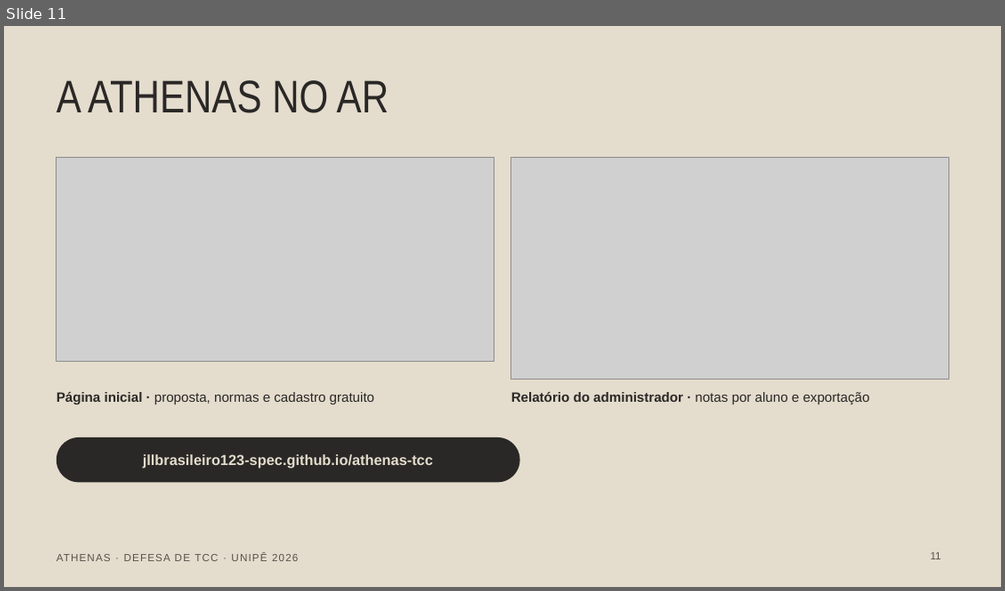
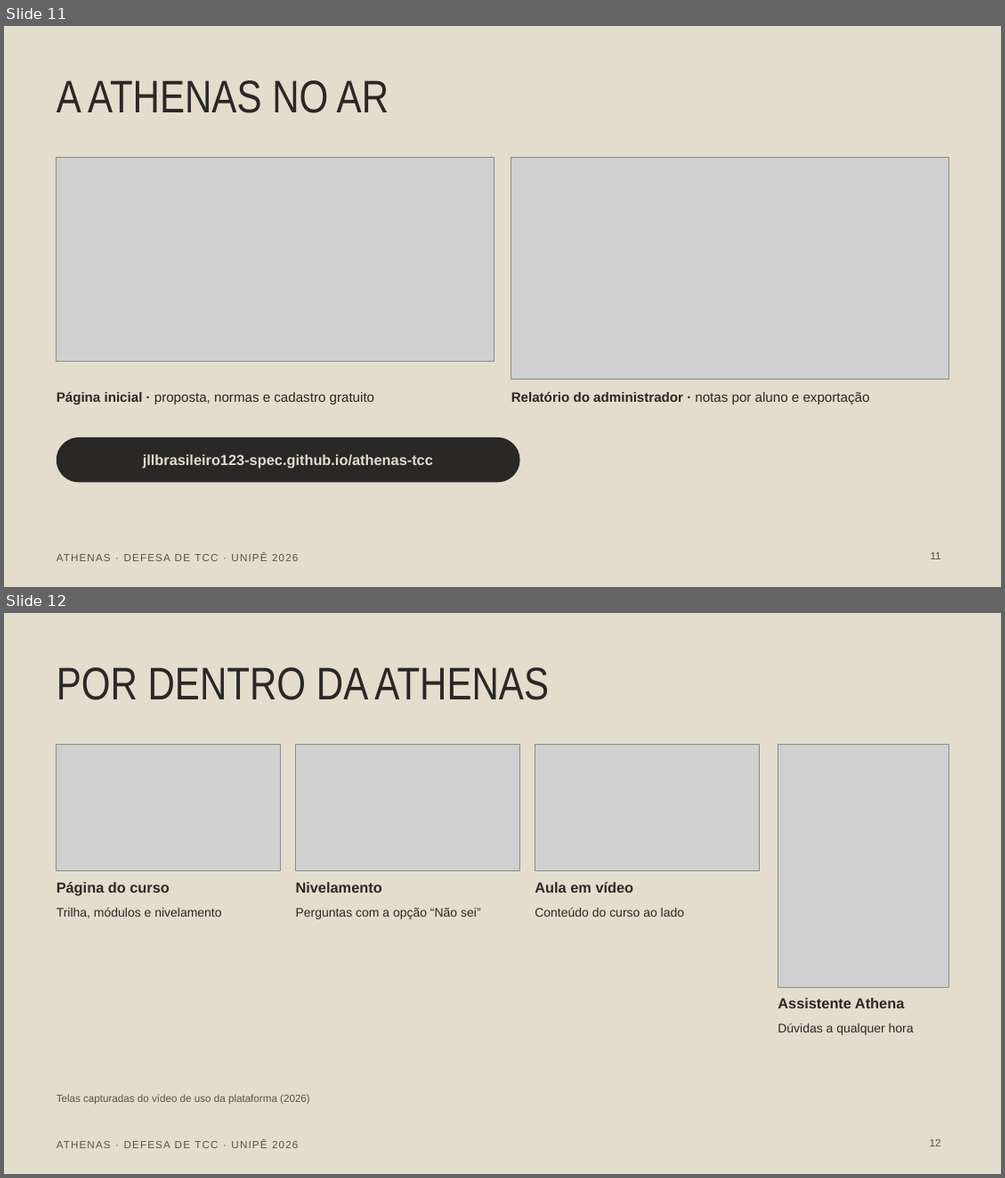
Before and after one commit to jllbrasileiro123-spec/athenas-tcc, a slide deck: docs/slides-apresentacao-tcc.pptx. Shown one above the other, each under a label of ours: slide 11 before the commit, slides 11 and 12 after it. The pictures are 1005x591 and 1005x1178 pixels, drawn with LibreOffice and Linux fonts; fonts in the diff are those of the drawing; grey boxes stand for pictures. Boxes give left, top, right and bottom in pixels: in the first picture for what was removed or moved away, otherwise in the second. Text is boxed around its words. In the diff, an @@ line names an element or a change of style, - is before the commit and + after.

```diff
--- a/docs/slides-apresentacao-tcc.pptx
+++ b/docs/slides-apresentacao-tcc.pptx
@@ slide 12 added at bbox=[4, 613, 1001, 1174], background #E4DCCD; not listed: 1 template element that a slide beside it also shows @@
@@ title added at bbox=[57, 667, 549, 700], 44 pt, text #2A2826 @@
+POR DENTRO DA ATHENAS
@@ picture added at bbox=[57, 744, 281, 871] @@
@@ picture added at bbox=[296, 744, 520, 871] @@
@@ picture added at bbox=[535, 744, 760, 871] @@
@@ picture added at bbox=[778, 744, 948, 988] @@
@@ text added at bbox=[57, 882, 170, 896], 14 pt, text #2A2826, bold @@
+Página do curso
@@ text added at bbox=[296, 882, 382, 892], 14 pt, text #2A2826, bold @@
+Nivelamento
@@ text added at bbox=[534, 882, 634, 892], 14 pt, text #2A2826, bold @@
+Aula em vídeo
@@ text added at bbox=[57, 907, 221, 918], 12 pt, text #2A2826 @@
+Trilha, módulos e nivelamento
@@ text added at bbox=[296, 908, 481, 919], 12 pt, text #2A2826 @@
+Perguntas com a opção “Não sei”
@@ text added at bbox=[534, 907, 684, 916], 12 pt, text #2A2826 @@
+Conteúdo do curso ao lado
@@ text added at bbox=[777, 997, 904, 1008], 14 pt, text #2A2826, bold @@
+Assistente Athena
@@ text added at bbox=[777, 1022, 914, 1035], 12 pt, text #2A2826 @@
+Dúvidas a qualquer hora
@@ text added at bbox=[57, 1094, 310, 1104], 10 pt, text #57524A @@
+Telas capturadas do vídeo de uso da plataforma (2026)
@@ page number added at bbox=[930, 1139, 941, 1146], 10 pt, text #57524A @@
+12
```
Also in this commit, not shown: 1 slide changed, 1 other slide added, 4 other files.
